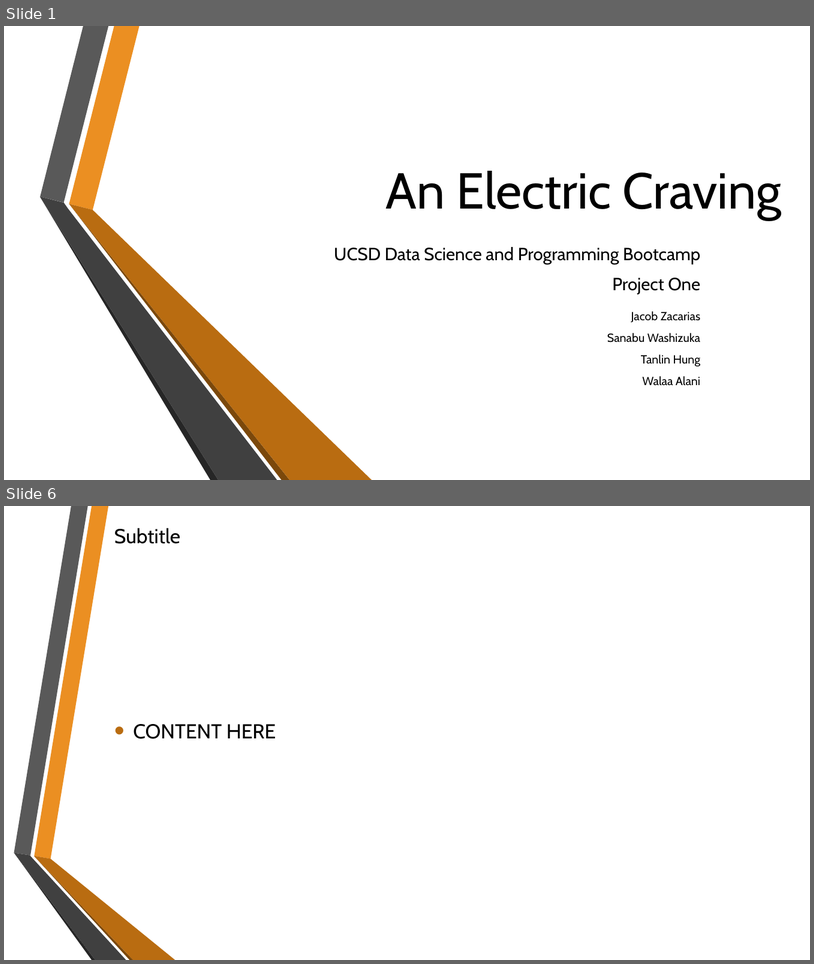
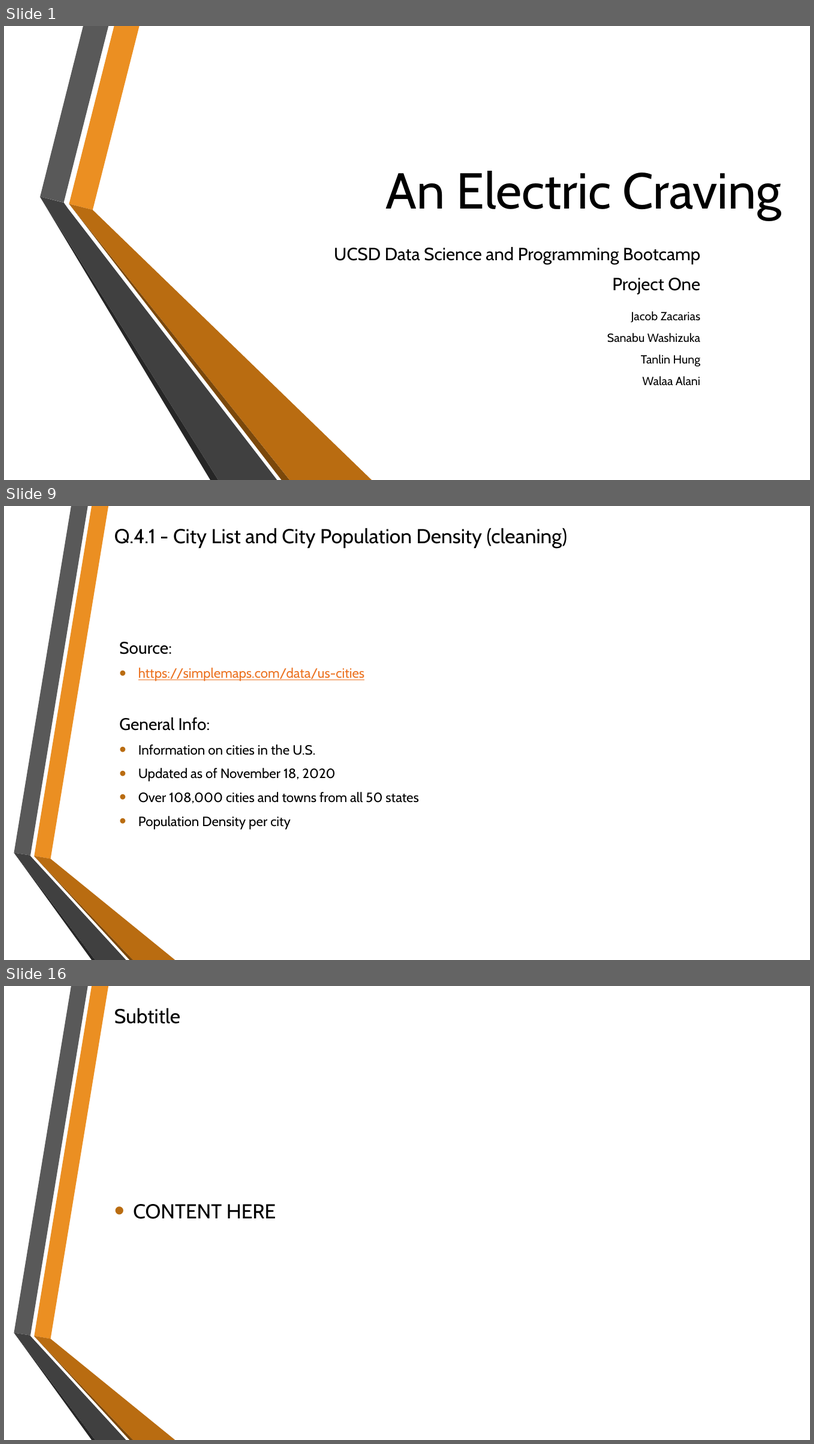
Before and after one commit to SanabuW/project-one, a slide deck: An Electric Craving.pptx. Shown one above the other, each under a label of ours: slides 1 and 6 before the commit, slides 1, 9 and 16 after it; the slides between them are not shown. The pictures are 814x964 and 814x1444 pixels, drawn with LibreOffice and Linux fonts; fonts in the diff are those of the drawing; background and template pictures are left out. Boxes give left, top, right and bottom in pixels: in the first picture for what was removed or moved away, otherwise in the second. Text is boxed around its words. In the diff, an @@ line names an element or a change of style, - is before the commit and + after.

```diff
--- a/An Electric Craving.pptx
+++ b/An Electric Craving.pptx
@@ slide 9 added at (x1=4, y1=506, x2=810, y2=960), background picture (left out); not listed: 6 template elements that a slide beside it also shows @@
@@ title added at (x1=114, y1=528, x2=567, y2=548), 24 pt, text #000000 @@
+Q.4.1 - City List and City Population Density (cleaning)
@@ text added at (x1=119, y1=642, x2=419, y2=829), 16 pt, text #000000 @@
+Source:
+• https://simplemaps.com/data/us-cities
+General Info:
+• Information on cities in the U.S.
+• Updated as of November 18, 2020
+• Over 108,000 cities and towns from all 50 states
+• Population Density per city
@@ what was slide 6 is now slide 16 @@
```
Also in this commit, not shown: 2 slides changed, 11 other slides added, 2 slides removed, 19 other files.
